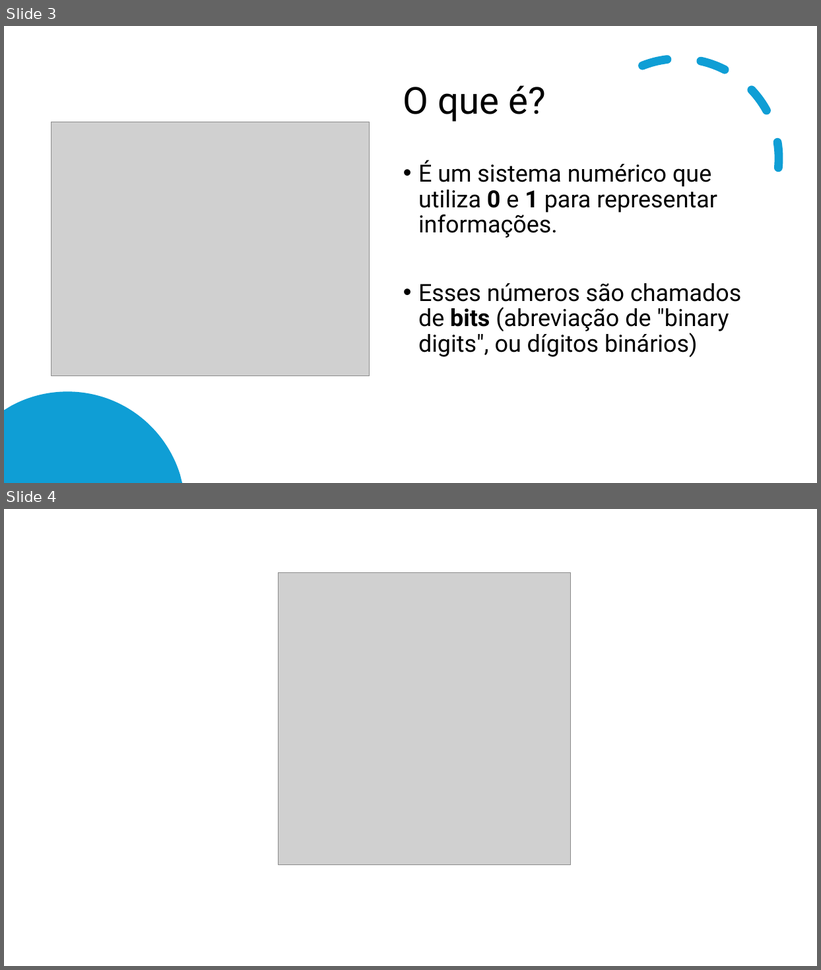
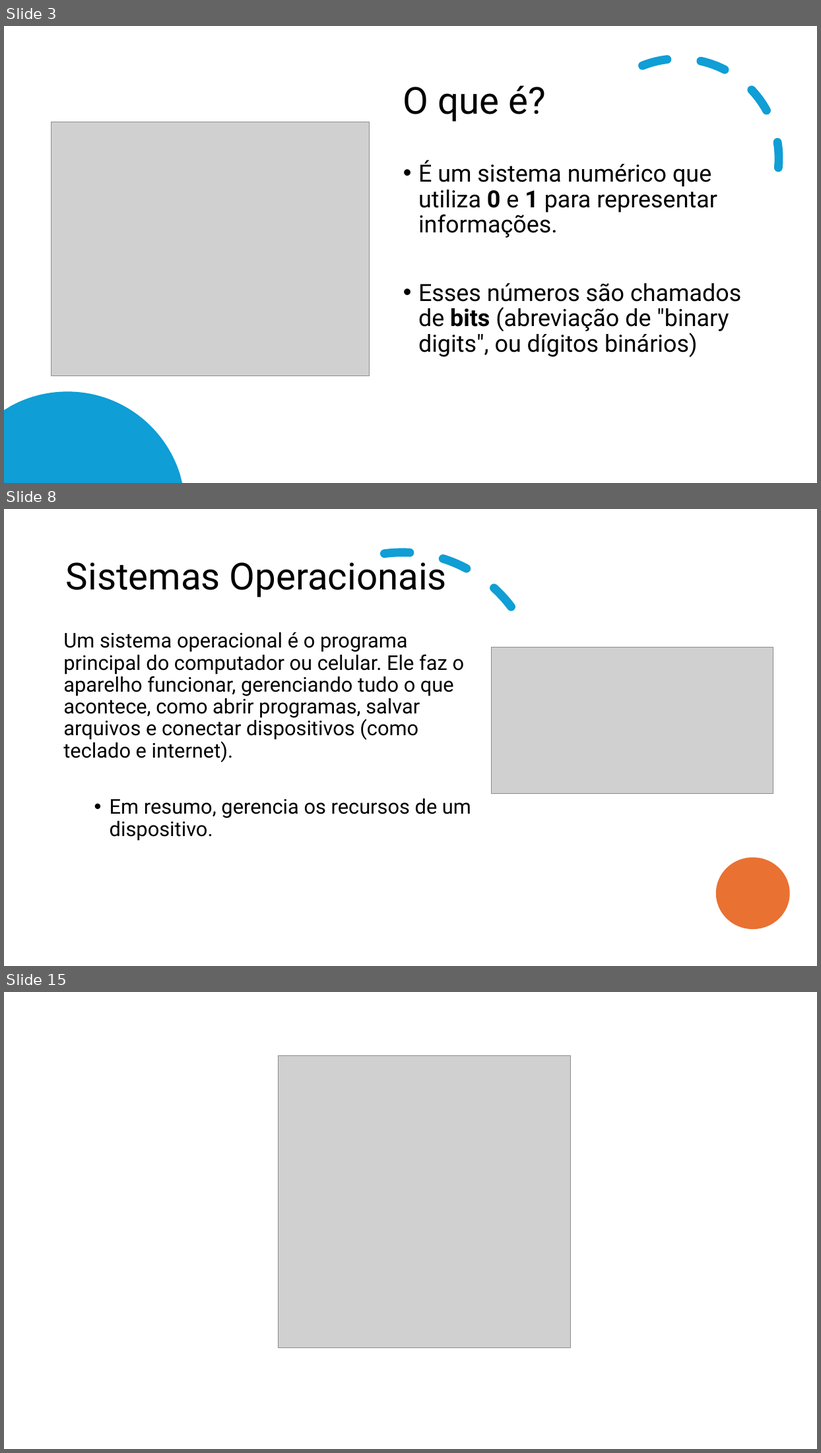
Before and after one commit to CleitonDsd/1-MOD-DS_2024, a slide deck: 1_Fundamentos/0_Conceitos_Tecnologia_Informacao/01_Binarios_Software_Hardware.pptx. Shown one above the other, each under a label of ours: slides 3 and 4 before the commit, slides 3, 8 and 15 after it; the slides between them are not shown. The pictures are 821x970 and 821x1453 pixels, drawn with LibreOffice and Linux fonts; fonts in the diff are those of the drawing; grey boxes stand for pictures. Boxes give left, top, right and bottom in pixels: in the first picture for what was removed or moved away, otherwise in the second. Text is boxed around its words. In the diff, an @@ line names an element or a change of style, - is before the commit and + after.

```diff
--- a/1_Fundamentos/0_Conceitos_Tecnologia_Informacao/01_Binarios_Software_Hardware.pptx
+++ b/1_Fundamentos/0_Conceitos_Tecnologia_Informacao/01_Binarios_Software_Hardware.pptx
@@ slide 8 added at box(4, 509, 817, 966), background #FFFFFF @@
@@ arc (boxed as its full ellipse) added at box(212, 509, 593, 879), outline #0F9ED5 10 pt dashed @@
@@ title added at box(66, 555, 447, 597), 44 pt, text #000000 @@
+Sistemas Operacionais
@@ text added at box(63, 632, 471, 841), 24 pt, text #000000 @@
+Um sistema operacional é o programa principal do computador ou celular. Ele faz o aparelho funcionar, gerenciando tudo o que acontece, como abrir programas, salvar arquivos e conectar dispositivos (como teclado e internet).
+  • Em resumo, gerencia os recursos de um dispositivo.
@@ picture added at box(491, 648, 773, 794) @@
@@ ellipse added at box(717, 858, 790, 930), fill #E97132 @@
@@ what was slide 4 is now slide 15 @@
```
Also in this commit, not shown: 10 other slides added, 4 other files.
